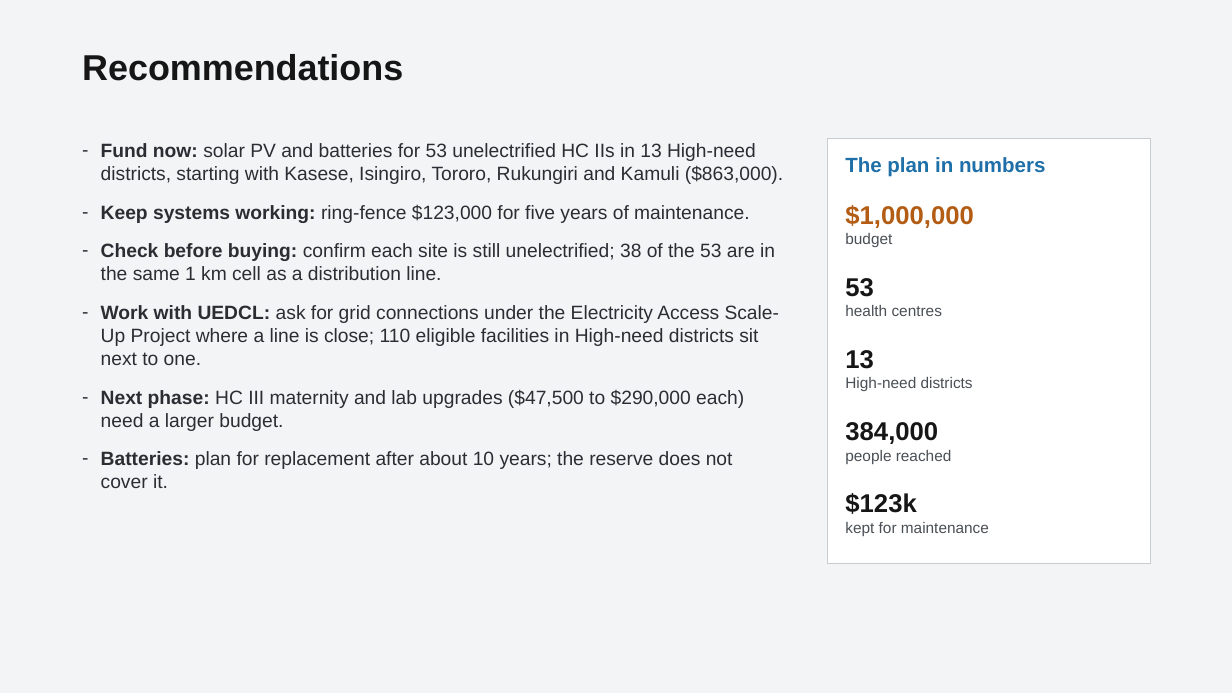
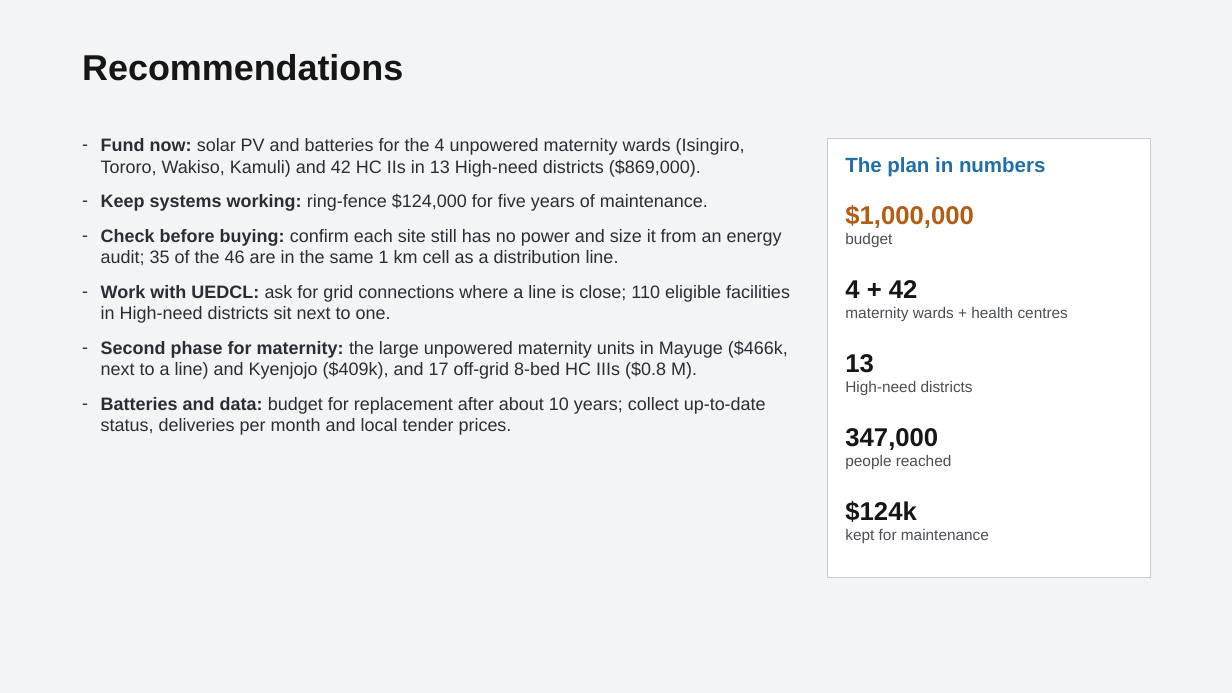
Before and after one commit to chilalaabubakar/EDA, a slide deck: slide 14 of presentation/Case_Study_4_Healthcare_Electrification_Uganda.pptx (slide 12 before the commit). Drawn at 1232x693 pixels with LibreOffice and Linux fonts; fonts in the diff are those of the drawing. Boxes give left, top, right and bottom in pixels: in the first picture for what was removed or moved away, otherwise in the second. Text is boxed around its words. In the diff, an @@ line names an element or a change of style, - is before the commit and + after.

Commit message:
Strengthen answers: maternity-first plan, driver ranks, EAE tool screenshot, recommendations, 4-page report
- Notebook: Uganda health evidence (UDHS 2022), weight reasoning, rank-based drivers of the top five,
  solar (GHI) robustness check, maternity-first plan compared with HC II-only, recommendations section
- tools/eae_check.js also saves a screenshot of the live EAE tool
- Slides (16) and the explainer document updated to match
- New 4-page report in report/

```diff
--- a/presentation/Case_Study_4_Healthcare_Electrification_Uganda.pptx
+++ b/presentation/Case_Study_4_Healthcare_Electrification_Uganda.pptx
@@ text at [101, 138, 790, 435]: text changed; size 15 to 14 pt @@
-– Fund now: solar PV and batteries for 53 unelectrified HC IIs in 13 High-need districts, starting with Kasese, Isingiro, Tororo, Rukungiri and Kamuli ($863,000).
-– Keep systems working: ring-fence $123,000 for five years of maintenance.
-– Check before buying: confirm each site is still unelectrified; 38 of the 53 are in the same 1 km cell as a distribution line.
-– Work with UEDCL: ask for grid connections under the Electricity Access Scale-Up Project where a line is close; 110 eligible facilities in High-need districts sit next to one.
-– Next phase: HC III maternity and lab upgrades ($47,500 to $290,000 each) need a larger budget.
-– Batteries: plan for replacement after about 10 years; the reserve does not cover it.
+– Fund now: solar PV and batteries for the 4 unpowered maternity wards (Isingiro, Tororo, Wakiso, Kamuli) and 42 HC IIs in 13 High-need districts ($869,000).
+– Keep systems working: ring-fence $124,000 for five years of maintenance.
+– Check before buying: confirm each site still has no power and size it from an energy audit; 35 of the 46 are in the same 1 km cell as a distribution line.
+– Work with UEDCL: ask for grid connections where a line is close; 110 eligible facilities in High-need districts sit next to one.
+– Second phase for maternity: the large unpowered maternity units in Mayuge ($466k, next to a line) and Kyenjojo ($409k), and 17 off-grid 8-bed HC IIIs ($0.8 M).
+– Batteries and data: budget for replacement after about 10 years; collect up-to-date status, deliveries per month and local tender prices.
@@ rectangle: place and size @@
-rectangle at [827, 139, 1151, 564]
+rectangle at [827, 139, 1151, 578]
@@ text at [845, 280, 1068, 321]: text changed @@
-53
-health centres
+4 + 42
+maternity wards + health centres
@@ text "13": place and size @@
-text "13" at [845, 350, 973, 391]
+text "13" at [845, 354, 973, 395]
@@ text at [845, 428, 938, 450]: text changed @@
-384,000
+347,000
@@ text "$124k": place and size @@
-text "$124k" at [845, 493, 989, 536]
+text "$124k" at [845, 501, 989, 543]
@@ text at [845, 501, 916, 522]: text changed @@
-$123k
+$124k
```
Also in this commit, not shown: 10 other slides changed, 2 slides added, 22 other files.
